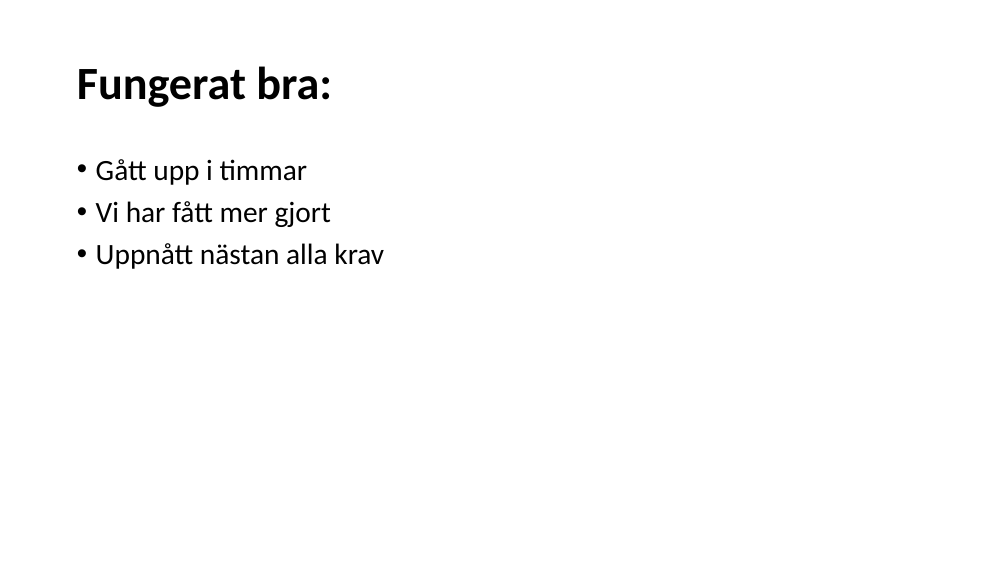
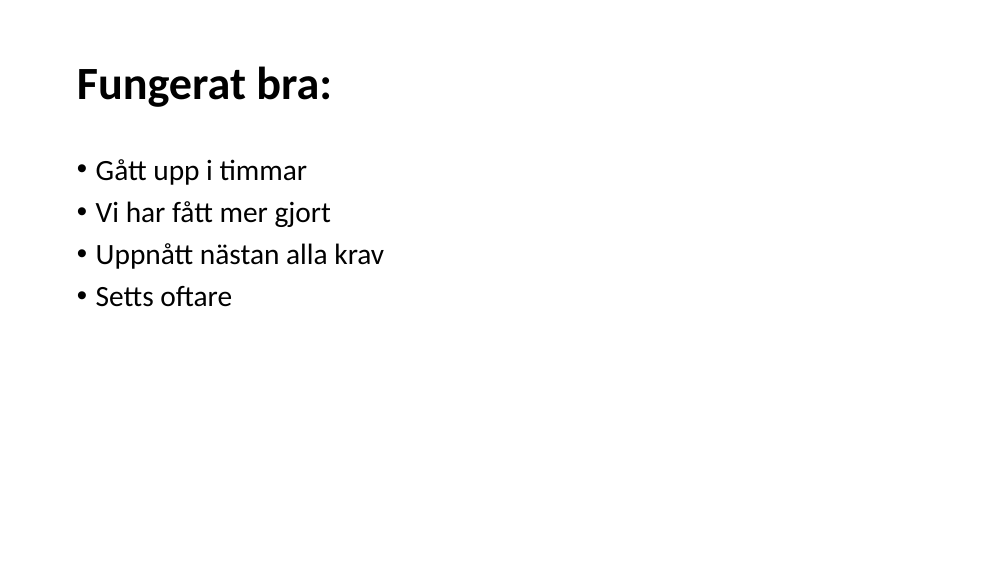
Before and after one commit to natbjo93/agilis, a slide deck: slide 2 of RS3.pptx. Drawn at 1008x567 pixels with LibreOffice and Linux fonts; fonts in the diff are those of the drawing. Boxes give left, top, right and bottom in pixels: in the first picture for what was removed or moved away, otherwise in the second. Text is boxed around its words. In the diff, an @@ line names an element or a change of style, - is before the commit and + after.

```diff
--- a/RS3.pptx
+++ b/RS3.pptx
@@ text at (96,286,232,307): paragraph added @@
+• Setts oftare
```
Also in this commit, not shown: 6 other slides changed.
